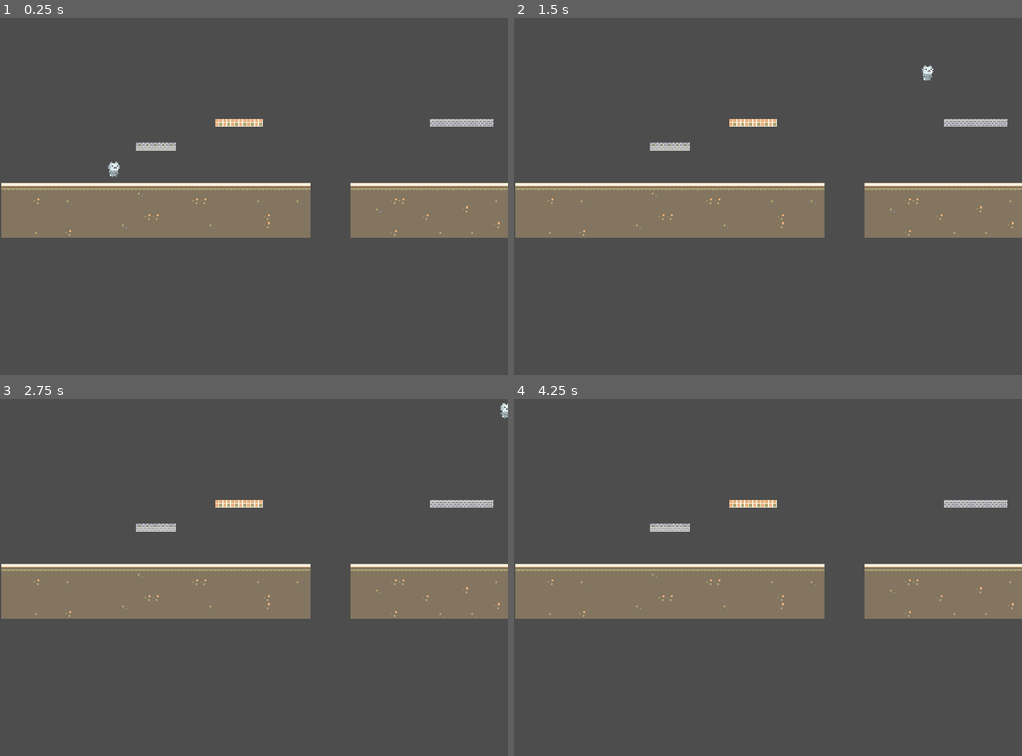
Above: before the commit, frames 1-4 (two rows, left to right).
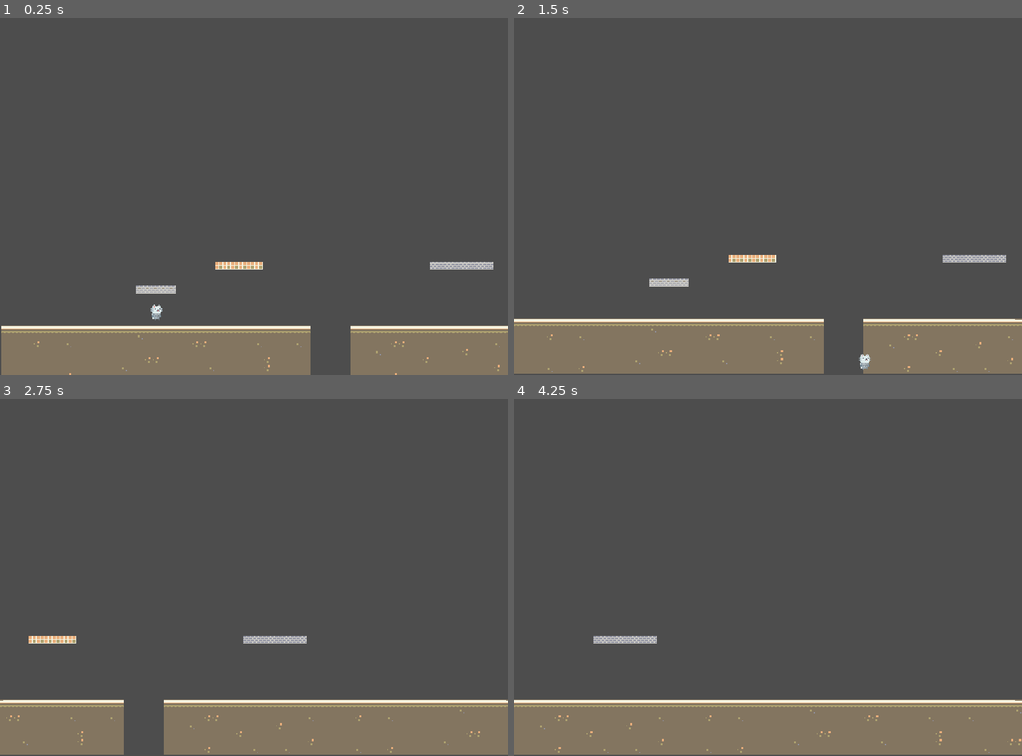
Above: after the commit, the same moments.

Repository: EJG-Corp/7--Lives
Game: Godot game, scene res://escena-level-1.tscn
Two runs of this game, one before a commit and one after it. Both use one fixed random seed, a clock stepped at 60 frames per second and the inputs below. This scene is started directly instead of the project's main scene.
Inputs (mouse positions are in pixels of both pictures, inside the frame that each line leads up to):
- Up to frame 1 (0.25 s): no input
- Up to frame 2 (1.5 s): move the mouse to (879, 164) at 0.52 s; hold D (move_right) from 0.53 s (still down); tap W (jump) at 0.6, 0.77, 1.07 s; move the mouse to (666, 203) at 1.27 s; click (666, 203) at 1.35 s
- Up to frame 3 (2.75 s): tap W (jump) at 1.52, 1.55, 1.82, 2.1 s; move the mouse to (304, 481) at 2.02 s; release D (move_right) at 2.03 s; hold A (move_left) from 2.03 s (still down)
- Up to frame 4 (4.25 s): move the mouse to (742, 641) at 2.77 s; release A (move_left) at 2.78 s; hold D (move_right) from 2.78 s (still down); click (742, 641) at 2.85 s; tap W (jump) at 3.02, 3.05, 3.32, 3.6, 3.77, 4.07 s; tap Enter at 3.5 s; move the mouse to (920, 623) at 3.52 s

The runs differ from the first frame. In frame 1, 28% of the frame differs, in the area x 0-100%, y 28-100%; in frame 2, 30%; in frame 3, 30%; in frame 4, 31%.

Commit message:
feature(camera)
La cámara ahora se comporta de la manera deseada. Limites inferiores e izquierdo añadidos .

Diff:
--- /dev/null
+++ b/Camera2D.gd
@@ -0,0 +1,11 @@
+extends Camera2D
+
+
+# Called when the node enters the scene tree for the first time.
+func _ready():
+	pass # Replace with function body.
+
+
+# Called every frame. 'delta' is the elapsed time since the previous frame.
+func _process(delta):
+	pass
--- a/escena-level-1.tscn
+++ b/escena-level-1.tscn
@@ -233,13 +233,28 @@
 script = ExtResource("2_ujr41")
 
 [node name="Sprite2D" type="Sprite2D" parent="Player"]
-position = Vector2(0, 2)
+position = Vector2(43, -2)
 texture = ExtResource("3_uynvw")
 vframes = 6
 
 [node name="CollisionShape2D" type="CollisionShape2D" parent="Player"]
-visible = false
+position = Vector2(43, -4)
 shape = SubResource("CapsuleShape2D_8v5q3")
+
+[node name="Camera2D" type="Camera2D" parent="Player"]
+position = Vector2(141, -132)
+zoom = Vector2(2, 2)
+process_callback = 0
+limit_left = 350
+limit_bottom = 500
+position_smoothing_enabled = true
+position_smoothing_speed = 10.0
+drag_horizontal_enabled = true
+drag_vertical_enabled = true
+drag_left_margin = 0.03
+drag_top_margin = 0.54
+drag_right_margin = 0.75
+drag_bottom_margin = 0.08
 
 [node name="Cursor" type="Sprite2D" parent="."]
 position = Vector2(492, 100)
@@ -255,7 +270,3 @@
 libraries = {
 "": SubResource("AnimationLibrary_tdff4")
 }
-
-[node name="Camera2D" type="Camera2D" parent="."]
-position = Vector2(711, 445)
-zoom = Vector2(2, 2)
--- a/scripts/MovementPlayer.gd
+++ b/scripts/MovementPlayer.gd
@@ -1,7 +1,7 @@
 extends CharacterBody2D
 
-var speed = 400
-var jump_speed = 500
+var speed = 300
+var jump_speed = 300
 var gravity = 900
 var acceleration = 2000
 
